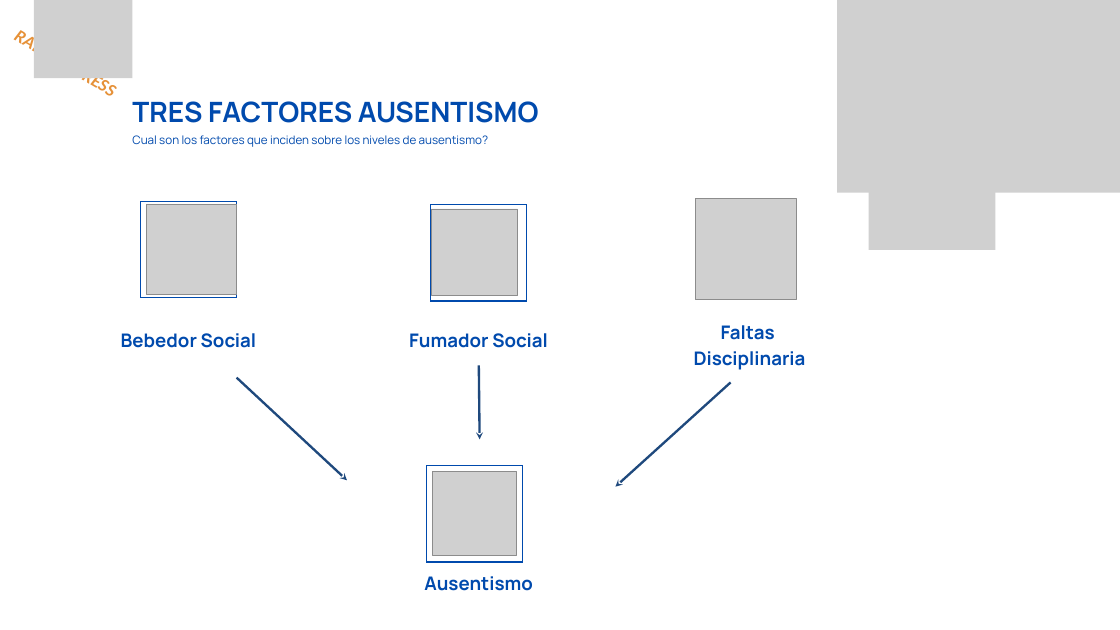
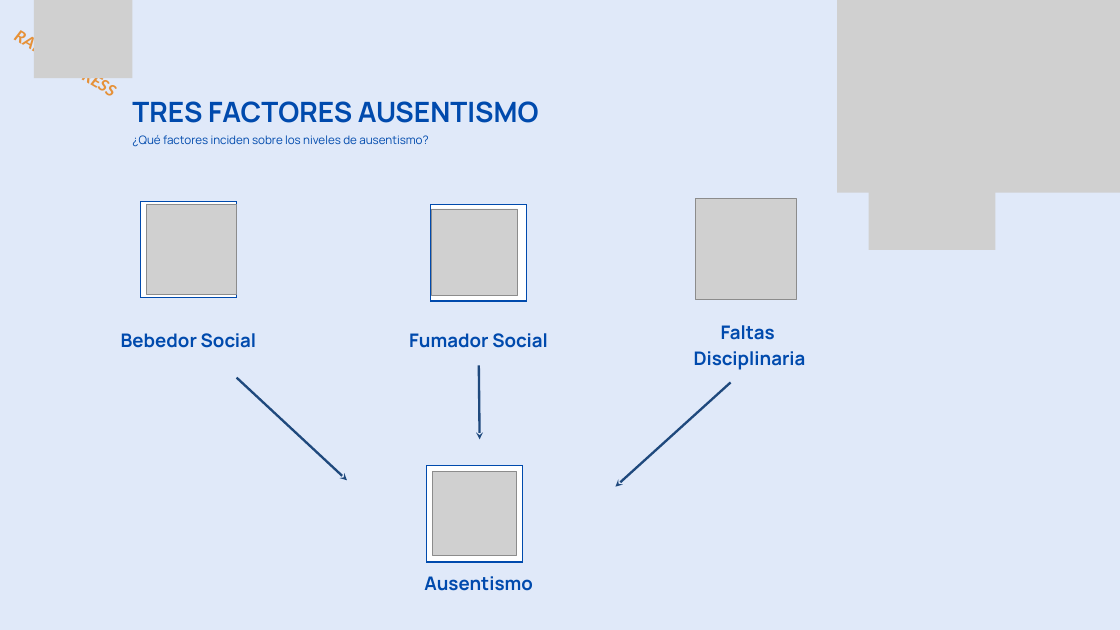
Before and after one commit to ITACADEMYprojectes/ProjecteData, a slide deck: slide 14 of Equip_28/Results/Analisis_PAP_and_ABL_RapidExpres_2026_04_05.pptx (slide 19 before the commit). Drawn at 1120x630 pixels with LibreOffice and Linux fonts; fonts in the diff are those of the drawing; grey boxes stand for pictures. Boxes give left, top, right and bottom in pixels: in the first picture for what was removed or moved away, otherwise in the second. Text is boxed around its words. In the diff, an @@ line names an element or a change of style, - is before the commit and + after.

```diff
--- a/Equip_28/Results/Analisis_PAP_and_ABL_RapidExpres_2026_04_05.pptx
+++ b/Equip_28/Results/Analisis_PAP_and_ABL_RapidExpres_2026_04_05.pptx
@@ background #FFFFFF to #E0E9F9 @@
@@ text at box(132, 135, 428, 147): text changed @@
-Cual son los factores que inciden sobre los niveles de ausentismo?
+¿Qué factores inciden sobre los niveles de ausentismo?
```
Also in this commit, not shown: 17 other slides changed, 18 slides removed, 2 other files.
